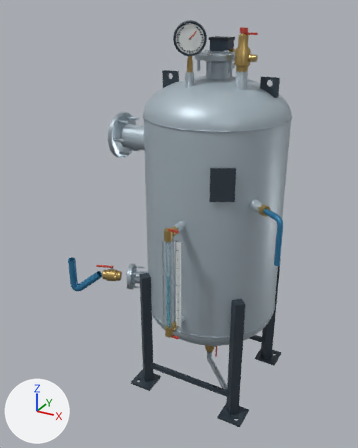
The glTF model models-glb/separator.glb: old version first, new version second.
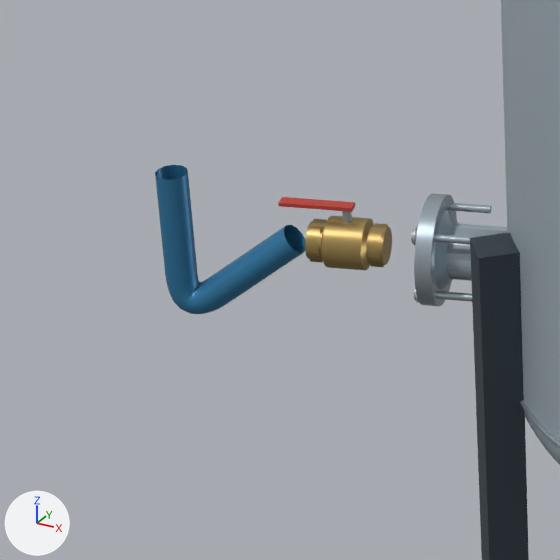
Each version appears first whole from a 50 mm lens placed at (2.36, -5.17, 4.73), pointed at (-0.38, -0.2, 2.24), and next in a close-up on the part from 9% to 45% of the width and 49% to 78% of the height. The axes (+X, +Y, +Z) are drawn at lower left. The lights are the same throughout. The first two pictures are the older version. Where no turn or scale is listed for an object, it has been applied to the vertices. Vertices at exactly the same position are counted once.
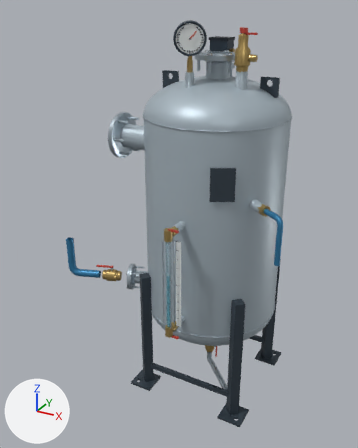
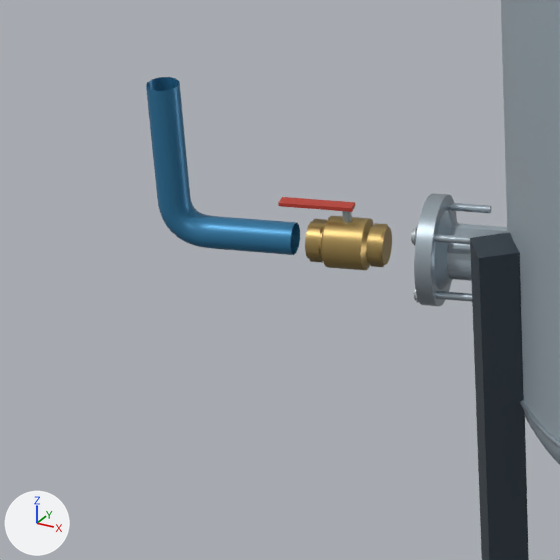
What differs and where, as boxes (x1, y1, x2, y2) in the close-ups (560 x 560 px):
'Mesh_59', reshaped (19% taller)
    before: (155, 165, 305, 314)
    after: (146, 77, 300, 255)

Edits to the bpy script that builds the scene:
```text
Change me_mesh_59:
    used by ob_mesh_59; location = (0.0, 0.0, 0.0)
    remove me_mesh_59.from_pydata(...)  # 588 vertices, 1152 faces; spans x -1.835..-1.395, y -0.7..-0.472, z 1.107..1.6
    add me_mesh_59.from_pydata(...)  # 588 vertices, 1152 faces; spans x -1.835..-1.411, y -0.699..-0.473, z 1.35..1.9
    me_mesh_59 part 1: 588 of 588 vertices moved; they spanned x -1.835..-1.395, y -0.7..-0.472, z 1.107..1.6 and now span x -1.835..-1.411, y -0.699..-0.473, z 1.35..1.9; mean shift (-0.015, -0.005, 0.226)
```
